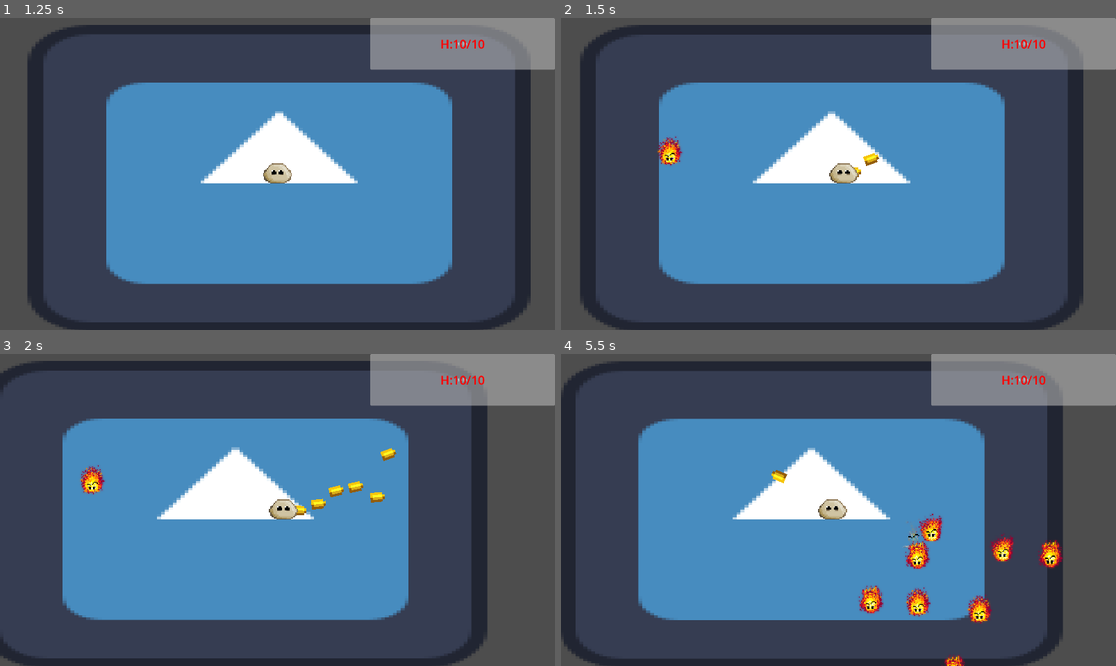
Above: before the commit, frames 1-4 (two rows, left to right).
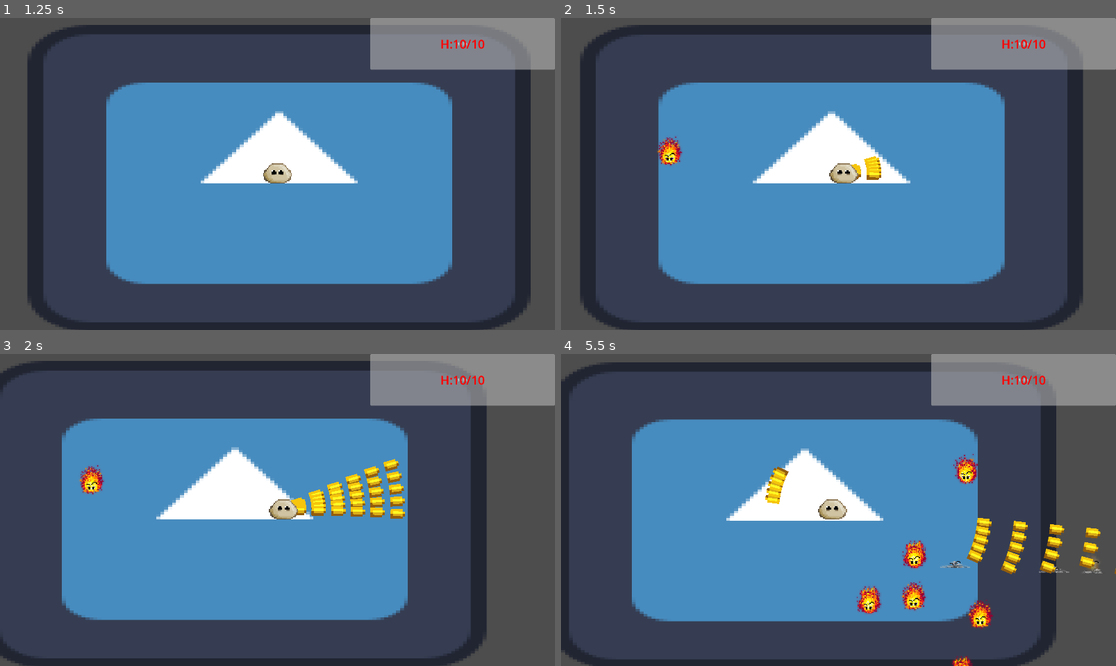
Above: after the commit, the same moments.

Repository: PixelSaver/it-gets-worse
Game: Godot game, scene res://UI/main_menu.tscn
The game is run twice, just before and just after one commit, with the same random seed, the same clock (stepped at 60 frames per second) and the same inputs. The engine's default icon, where the game draws it, is replaced by a stand-in: a white triangle on a blue panel in a dark square.
Inputs (mouse positions are in pixels of both pictures, inside the frame that each line leads up to):
- Up to frame 1 (1.25 s): click "> Continue Previous Game <" at 0.5 s
- Up to frame 2 (1.5 s): tap Enter at 1.25 s; move the mouse to (960, 158) at 1.27 s; press the mouse at (960, 158) at 1.28 s; hold D (right) from 1.28 s (still down)
- Up to frame 3 (2 s): keep holding D (right)
- Up to frame 4 (5.5 s): move the mouse to (727, 525) at 2.02 s; release D (right) at 2.03 s; release the mouse at (727, 525) at 2.03 s; hold S (down) 2.03-2.78 s; click (727, 525) at 2.1 s; move the mouse to (894, 441) at 2.77 s; press the mouse at (894, 441) at 2.78 s; hold D (right) 2.78-3.53 s; move the mouse to (810, 572) at 3.52 s; release the mouse at (810, 572) at 3.53 s; hold W (up) 3.53-4.28 s; click (810, 572) at 3.6 s; move the mouse to (1005, 556) at 4.27 s; press the mouse at (1005, 556) at 4.28 s; hold A (left) from 4.28 s (still down); move the mouse to (672, 463) at 5.02 s; release the mouse at (672, 463) at 5.03 s; click (672, 463) at 5.1 s

Frame 1 is identical in both runs. In frame 2, 0.4% of the frame differs, in the area x 17-79%, y 20-85%; in frame 3, 2.2%; in frame 4, 9.7%, in the area x 0-100%, y 2-100%.

Commit message:
added multishot

Diff:
--- a/Scripts/gun.gd
+++ b/Scripts/gun.gd
@@ -4,7 +4,7 @@
 @onready var bullet_scene = preload("res://Scenes/bullet.tscn")
 var spread : float = .3
 var recoil_str : float = 100
-var multishot
+var multishot : int = 5
 var cooldown = .1
 var timer = 1000000
 
@@ -14,17 +14,36 @@
 func fire(dir: Vector2) -> bool:
 	if timer < cooldown: return false
 
+	# normalize the base direction
+	dir = dir.normalized()
+	var base_angle = dir.angle()
+
+	if multishot == 1:
+		_spawn_bullet(base_angle)
+	else:
+		# total spread (in radians)
+		var total_spread = spread
+		var step = total_spread / float(multishot - 1)
+
+		for i in range(multishot):
+			# offset angles symmetrical across spread
+			var offset = (i - (multishot - 1) / 2.0) * step
+			_spawn_bullet(base_angle + offset)
+
+	# apply recoil (use original dir, not offset one)
+	get_parent().add_impulse(dir * recoil_str)
+	timer = 0
+	return true
+
+func _spawn_bullet(angle: float) -> void:
 	var curr_bullet : Bullet = bullet_scene.instantiate()
-	dir = (dir + Vector2.from_angle(randfn(dir.angle(), spread))).normalized()
-	curr_bullet.init(dir)
+	var direction = Vector2.from_angle(angle).normalized()
+
+	curr_bullet.init(direction)
 	curr_bullet.bullet_speed = 1000
-	curr_bullet.global_position = self.global_position
+	curr_bullet.global_position = global_position
 	Global.bullet_cont.add_child(curr_bullet)
 
-	get_parent().add_impulse((dir - global_position).normalized() * recoil_str )
-
+	# apply upgrades
 	for strategy in Global.player.bullet_upgrades:
 		strategy.apply_upgrade(curr_bullet)
-
-	timer = 0
-	return true
